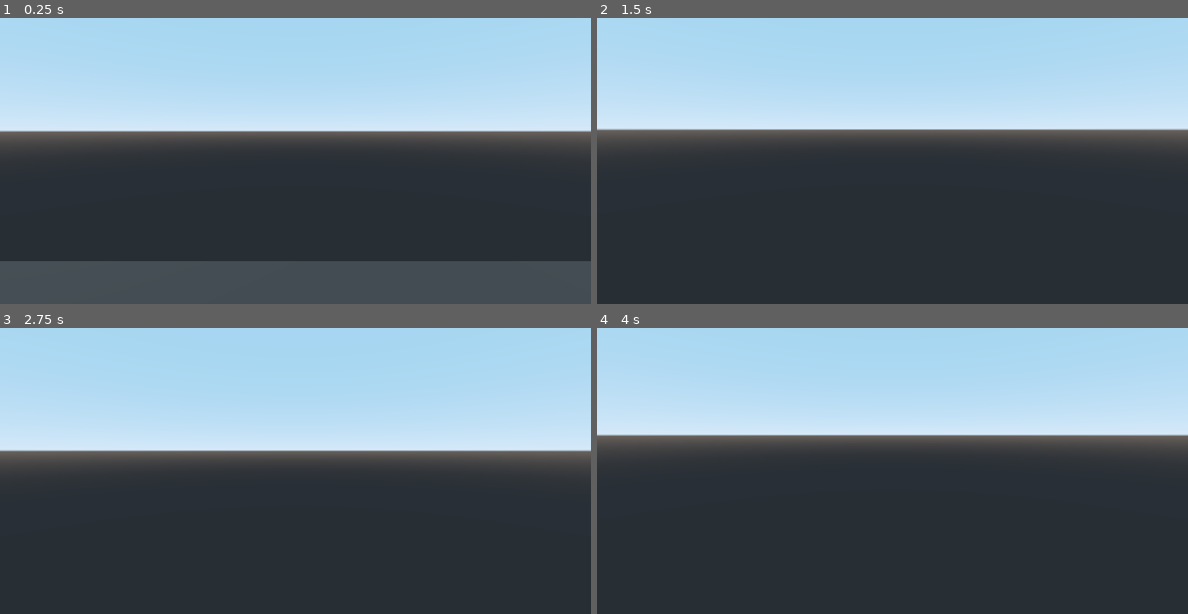
Above: before the commit, frames 1-4 (two rows, left to right).
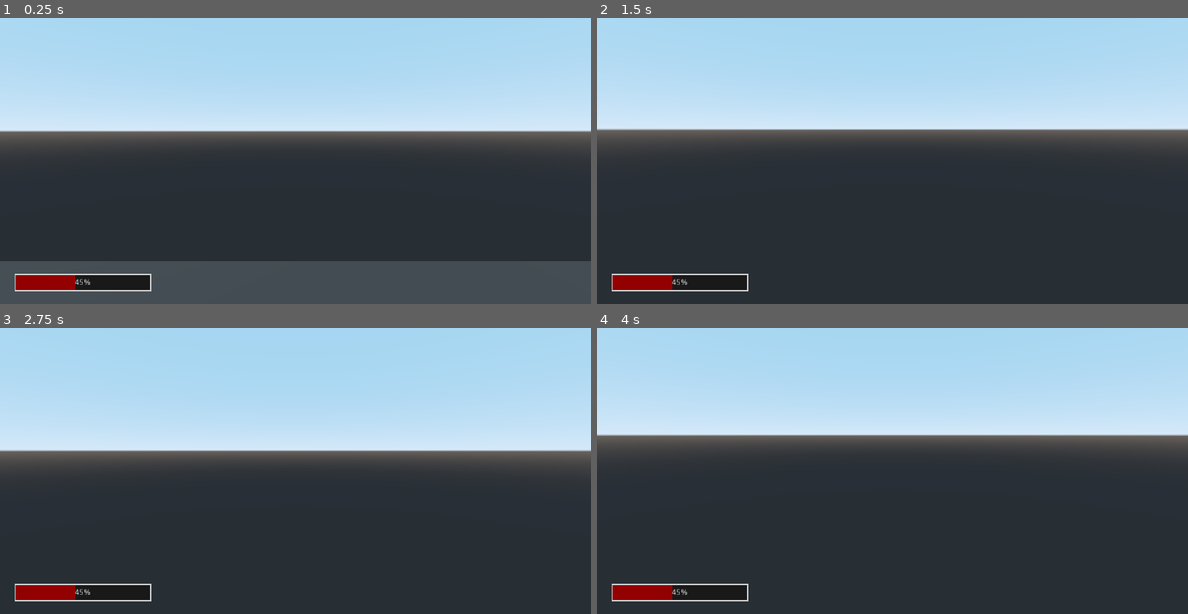
Above: after the commit, the same moments.

Repository: Xinginn/fiddle-3d
Game: Godot game, scene res://scenes/world/world.tscn
The game is run twice, just before and just after one commit, with the same random seed, the same clock (stepped at 60 frames per second) and the same inputs.
Inputs (mouse positions are in pixels of both pictures, inside the frame that each line leads up to):
- Up to frame 1 (0.25 s): no input
- Up to frame 2 (1.5 s): tap Enter at 0.5 s; move the mouse to (922, 129) at 0.52 s; hold W (forward) from 0.53 s (still down); tap Space (jump) at 0.77, 1.25 s; move the mouse to (862, 132) at 1.27 s
- Up to frame 3 (2.75 s): keep holding W (forward); tap Space (jump) at 1.52 s; tap Enter at 2 s; move the mouse to (307, 433) at 2.02 s
- Up to frame 4 (4 s): keep holding W (forward); tap Space (jump) at 2.75, 3.02, 3.77 s; move the mouse to (886, 445) at 2.77 s; tap Enter at 3.5 s; move the mouse to (933, 445) at 3.52 s

The runs differ from the first frame. In frame 1, 1.4% of the frame differs, in the area x 2-26%, y 89-96%; in frame 2, 1.4%; in frame 3, 1.4%; in frame 4, 1.4%.

Commit message:
feat: add PoC GUI

Diff:
--- /dev/null
+++ b/scenes/GUI/GUI.tscn
@@ -0,0 +1,19 @@
+[gd_scene load_steps=3 format=2]
+
+[ext_resource path="res://tres/progress_bar_back.tres" type="StyleBox" id=1]
+
+[sub_resource type="StyleBoxFlat" id=3]
+bg_color = Color( 0.576471, 0, 0, 1 )
+
+[node name="GUI" type="Control"]
+anchor_right = 1.0
+anchor_bottom = 1.0
+
+[node name="ProgressBar" type="ProgressBar" parent="."]
+margin_left = 27.0
+margin_top = 550.0
+margin_right = 260.0
+margin_bottom = 576.0
+custom_styles/fg = SubResource( 3 )
+custom_styles/bg = ExtResource( 1 )
+value = 45.0
--- a/scenes/player/player.tscn
+++ b/scenes/player/player.tscn
@@ -1,6 +1,7 @@
-[gd_scene load_steps=4 format=2]
+[gd_scene load_steps=5 format=2]
 
 [ext_resource path="res://scenes/player/player.gd" type="Script" id=1]
+[ext_resource path="res://scenes/GUI/GUI.tscn" type="PackedScene" id=2]
 
 [sub_resource type="CapsuleShape" id=1]
 radius = 0.2
@@ -26,3 +27,5 @@
 
 [node name="Camera" type="Camera" parent="LookPivot"]
 transform = Transform( -1, 0, -8.74228e-08, 0, 1, 0, 8.74228e-08, 0, -1, 0, 0, 0 )
+
+[node name="GUI" parent="LookPivot/Camera" instance=ExtResource( 2 )]
--- /dev/null
+++ b/tres/progress_bar_back.tres
@@ -0,0 +1,12 @@
+[gd_resource type="StyleBoxFlat" format=2]
+
+[resource]
+bg_color = Color( 0.101961, 0.101961, 0.101961, 1 )
+border_width_left = 2
+border_width_top = 2
+border_width_right = 2
+border_width_bottom = 2
+expand_margin_left = 2.0
+expand_margin_right = 2.0
+expand_margin_top = 2.0
+expand_margin_bottom = 2.0
